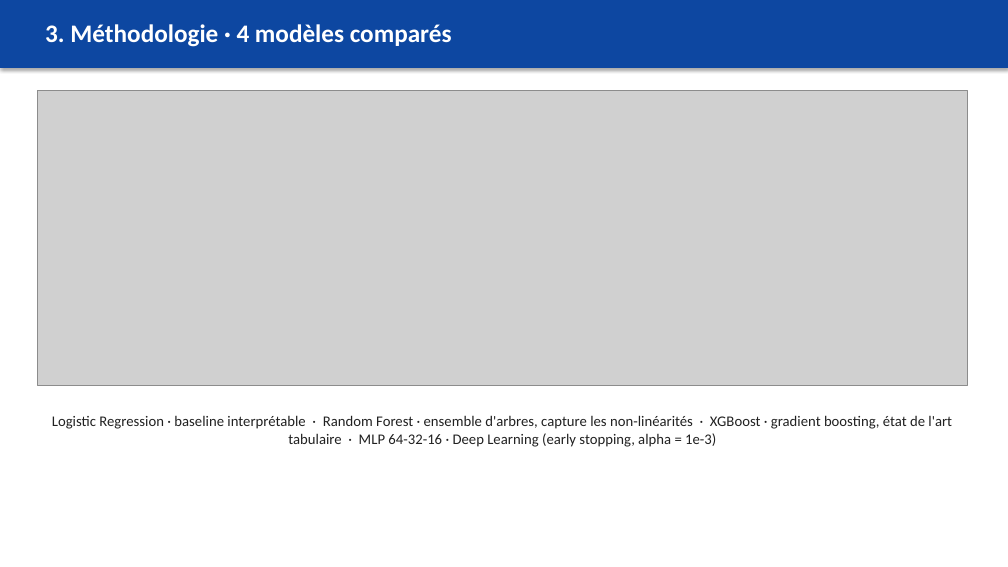
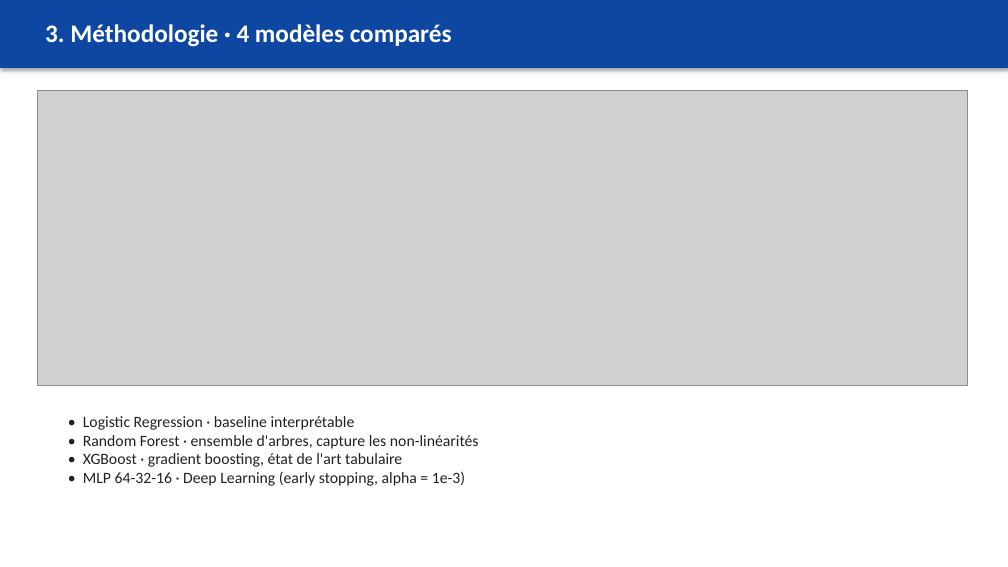
Before and after one commit to Adam-Blf/maintenance-predictive-industrielle, a slide deck: slide 4 of reports/presentation.pptx. Drawn at 1008x567 pixels with LibreOffice and Linux fonts; fonts in the diff are those of the drawing; grey boxes stand for pictures. Boxes give left, top, right and bottom in pixels: in the first picture for what was removed or moved away, otherwise in the second. Text is boxed around its words. In the diff, an @@ line names an element or a change of style, - is before the commit and + after.

```diff
--- a/reports/presentation.pptx
+++ b/reports/presentation.pptx
@@ text at [83, 416, 479, 486]: text changed; size 14 to 15 pt @@
-Logistic Regression · baseline interprétable · Random Forest · ensemble d'arbres, capture les non-linéarités · XGBoost · gradient boosting, état de l'art tabulaire · MLP 64-32-16 · Deep Learning (early stopping, alpha = 1e-3)
+• Logistic Regression · baseline interprétable
+• Random Forest · ensemble d'arbres, capture les non-linéarités
+• XGBoost · gradient boosting, état de l'art tabulaire
+• MLP 64-32-16 · Deep Learning (early stopping, alpha = 1e-3)
```
Also in this commit, not shown: 7 other slides changed, 3 other files.
